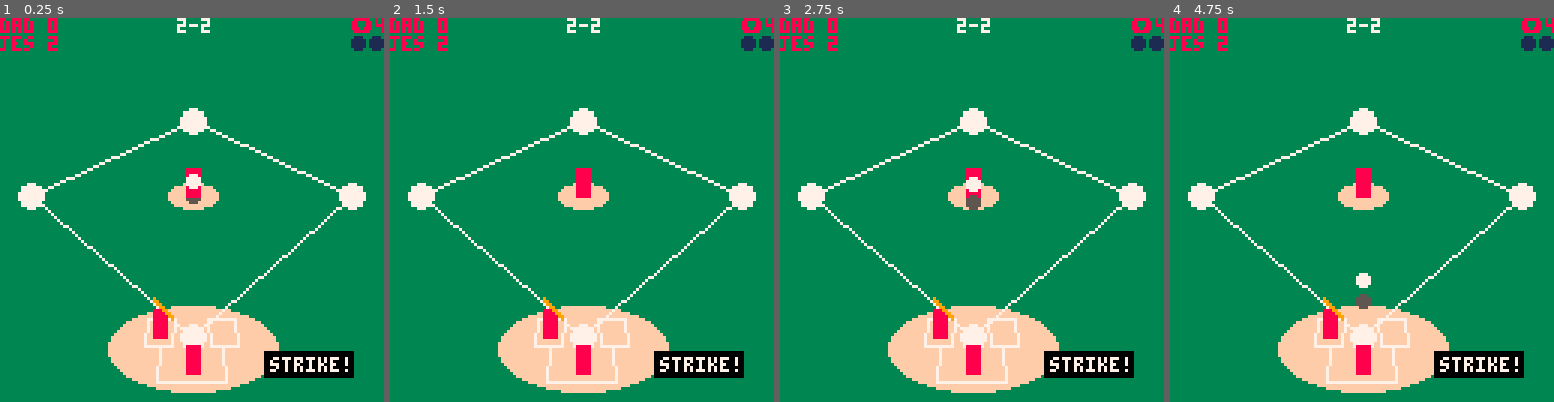
Above: before the commit, frames 1-4 (left to right).
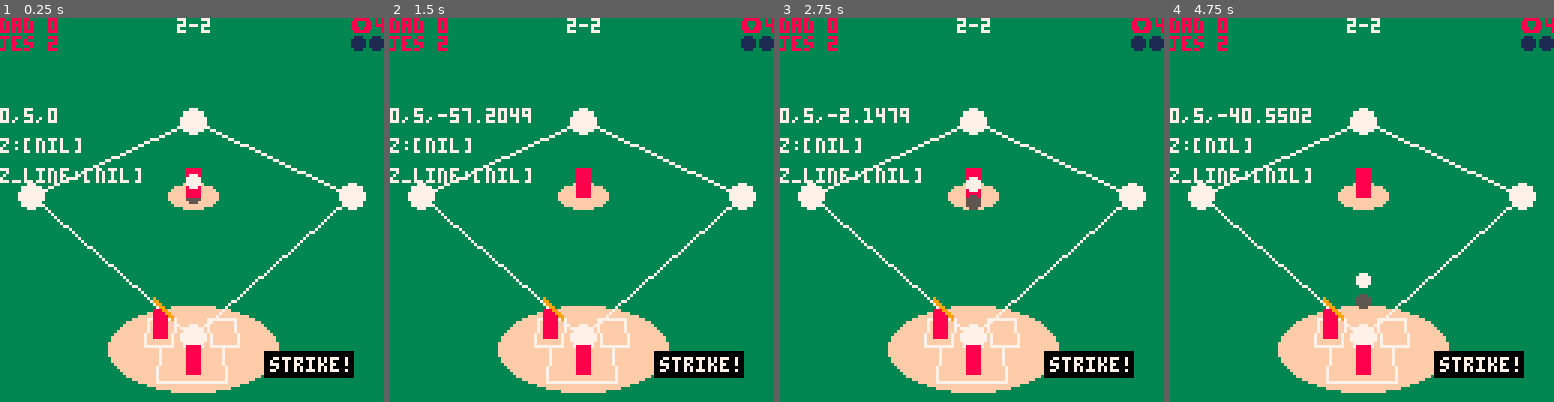
Above: after the commit, the same moments.

Repository: nucleartide/Baseball-WIth-Friends
Game: PICO-8 cartridge pico-baseball.p8
Two runs of this game, one before a commit and one after it. Both use one fixed random seed, a clock stepped at 60 frames per second and the inputs below.
Inputs:
- Up to frame 1 (0.25 s): no input
- Up to frame 2 (1.5 s): tap O (Z key) at 0.33, 0.7, 1.43 s; tap X (X key) at 1.07 s
- Up to frame 3 (2.75 s): hold Left 1.97-2.37 s; tap X (X key) at 2.07, 2.4, 2.73 s; tap O (Z key) at 2.22 s; hold Down from 2.42 s (still down)
- Up to frame 4 (4.75 s): release Down at 2.82 s; hold Right 2.87-3.53 s; tap X (X key) every 0.33 s from 3.07 to 4.73 s; tap O (Z key) at 3.1, 3.98 s; hold Up 3.58-4.08 s; hold Right 4.13-4.53 s; hold Down from 4.58 s (still down)

The runs differ from the first frame. In frame 1, 1.1% of the frame differs, in the area x 0-37%, y 23-43%; in frame 2, 1.4%; in frame 3, 1.3%; in frame 4, 1.4%.

Commit message:
some debugging

Diff:
--- a/pico-baseball.p8
+++ b/pico-baseball.p8
@@ -12,6 +12,7 @@
 -- note that ball_hit_z_range and ball_catch_radius should add to 5.
 debug = true
 rel_to_home_plate_x = 7
+half_diagonal = 50 -- in world units.
 
 --[[
 
@@ -19,6 +20,8 @@
 
 [o] case: swing and hit (should have action UI)
     [ ] (first) foul ball -> strike up to 2 strikes, otherwise nothing
+        [ ] check for bouncing
+        [ ] check for settling
     [ ] (second) line drive (normal hit) -> runners progress
     [ ] (second) timeout is reached (normal hit) -> runners progress
     [ ] (last) home run -> run
@@ -43,6 +46,11 @@
 
 [ ] game end condition
     [ ] side with most runs wins
+
+case 4
+
+[ ] add spin to ball to allow for fouls
+
 ]]
 
 -->8
@@ -826,11 +834,29 @@
         -- attenuate the x and z velocities.
         b.vel.x *= 0.8
         b.vel.z *= 0.8
+
+        -- at this point, check for a foul
+        local is_foul = check_for_foul_ball(b)
+        if (is_foul) then
+            assert(false)
+        end
     end
 end
 
 function check_for_foul_ball(ball1)
-    assert(false)
+    -- get the ball's z.
+    z = ball1.pos.z
+
+    -- check if the computed z is less than the
+    -- equation of the foul line.
+    -- z = m * x + b
+    local m = 1
+    local x = ball1.pos.x
+    local b = -half_diagonal
+    z_line = m * x + b
+    -- printh('z:' .. z)
+    -- printh('z_line:' .. z_line)
+    return z < z_line -- foul lines are still fair
 end
 
 function throw_ball(b, trajectory)
@@ -984,8 +1010,6 @@
 -- game state.
 
 function init_game()
-    half_diagonal = 50 -- in world units.
-
     bases = {
         vec3(0, 0, -half_diagonal), -- home
         vec3(half_diagonal, 0, 0), -- 1st
@@ -1075,6 +1099,10 @@
 
 function draw_game()
     cls(3)
+
+    print(ball1.pos.x .. ',' .. ball1.pos.y .. ',' .. ball1.pos.z, 0, 30)
+    print('z:' .. tostr(z), 0, 40)
+    print('z_line:' .. tostr(z_line),  0, 50)
 
     -- print(ball1.state)
     -- print(stat(1))
